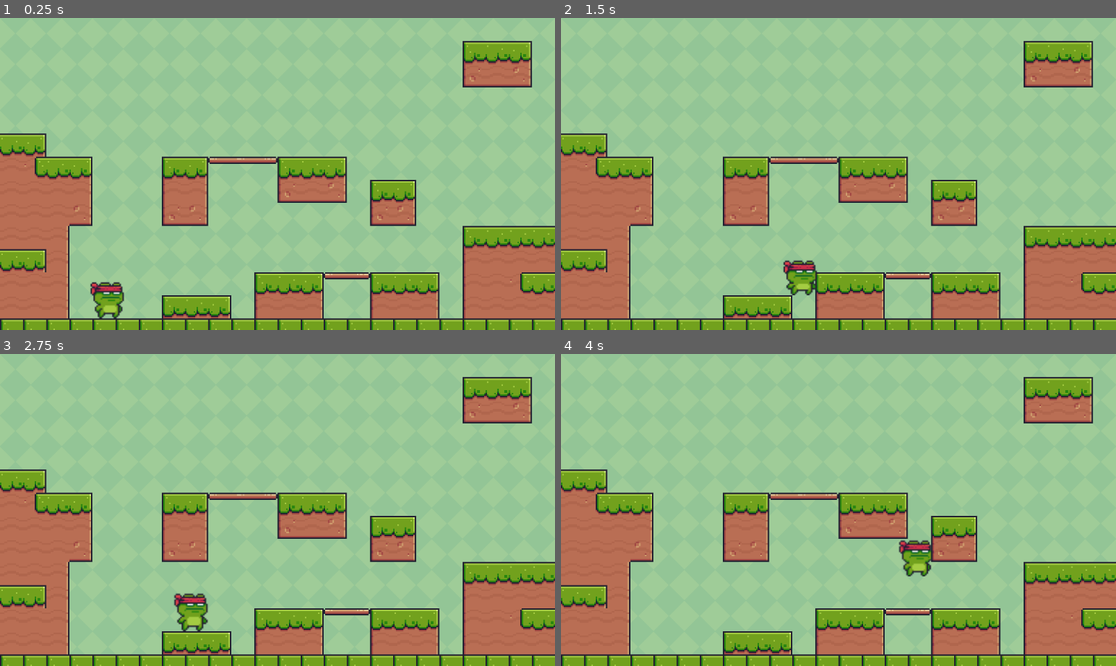
Above: before the commit, frames 1-4 (two rows, left to right).
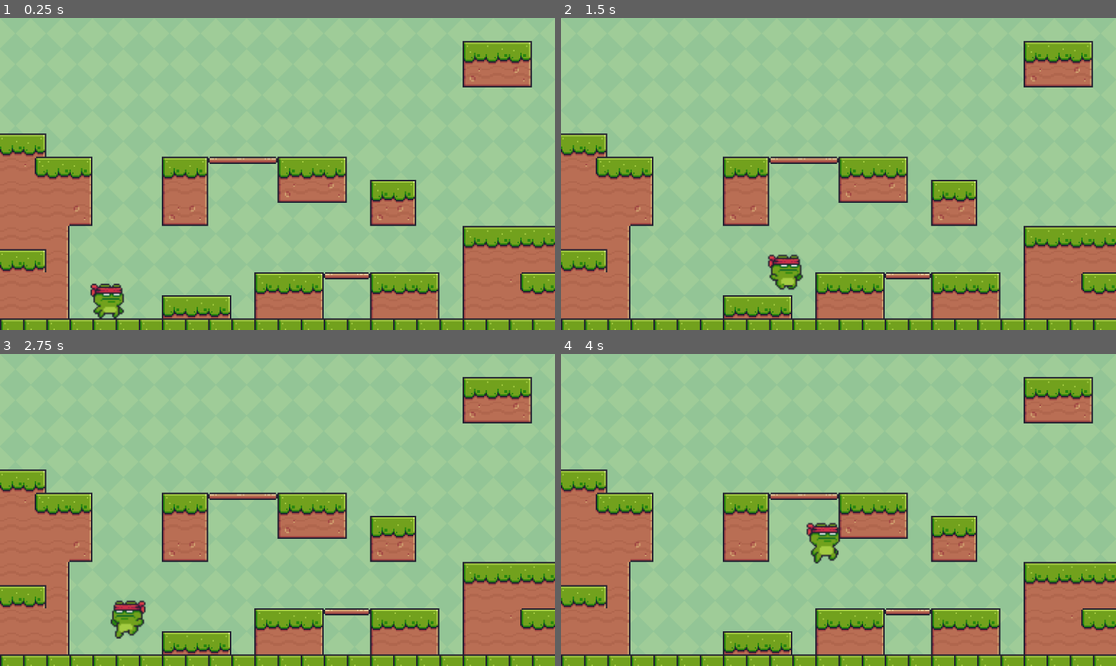
Above: after the commit, the same moments.

Repository: batako/Frog-Runner-on-Godot
Game: Godot game, scene res://main.tscn
The game is run twice, just before and just after one commit, with the same random seed, the same clock (stepped at 60 frames per second) and the same inputs.
Inputs:
- Up to frame 1 (0.25 s): no input
- Up to frame 2 (1.5 s): tap Enter (ui_accept) at 0.5, 0.77 s; hold Right (ui_right) from 0.53 s (still down)
- Up to frame 3 (2.75 s): tap Enter (ui_accept) at 1.52 s; release Right (ui_right) at 2.03 s; hold Left (ui_left) from 2.03 s (still down)
- Up to frame 4 (4 s): release Left (ui_left) at 2.78 s; hold Right (ui_right) from 2.78 s (still down); tap Enter (ui_accept) at 3.02, 3.77 s

The runs differ from the first frame. In frame 1, 0.3% of the frame differs, in the area x 16-23%, y 84-96%; in frame 2, 0.9%; in frame 3, 1.2%, in the area x 19-38%, y 76-92%; in frame 4, 1.2%.

Commit message:
動作制御
・スピード調整
・重力調整
・動作に合わせてアニメーション切り替え

Diff:
--- a/project.godot
+++ b/project.godot
@@ -14,3 +14,7 @@
 run/main_scene="res://main.tscn"
 config/features=PackedStringArray("4.2", "Forward Plus")
 config/icon="res://icon.svg"
+
+[physics]
+
+2d/default_gravity=2500.0
--- a/scenes/actors/ninja_frog/ninja_frog.gd
+++ b/scenes/actors/ninja_frog/ninja_frog.gd
@@ -1,17 +1,29 @@
 extends CharacterBody2D
 
 
-const SPEED = 300.0
-const JUMP_VELOCITY = -400.0
+const SPEED: float = 400.0
+const JUMP_VELOCITY: float = -900.0
+@onready var Sprite = $AnimatedSprite2D
 
 # Get the gravity from the project settings to be synced with RigidBody nodes.
 var gravity: int = ProjectSettings.get_setting("physics/2d/default_gravity")
 
 
 func _physics_process(delta: float) -> void:
+	# Animations
+	if (velocity.x > 1 || velocity.x < -1):
+		Sprite.animation = "run"
+	else:
+		Sprite.animation = "idle"
+
 	# Add the gravity.
 	if not is_on_floor():
 		velocity.y += gravity * delta
+
+		if velocity.y < 0:
+			Sprite.animation = "jump"
+		else:
+			Sprite.animation = "fall"
 
 	# Handle jump.
 	if Input.is_action_just_pressed("ui_accept") and is_on_floor():
@@ -23,6 +35,11 @@
 	if direction:
 		velocity.x = direction * SPEED
 	else:
-		velocity.x = move_toward(velocity.x, 0, SPEED)
+		#velocity.x = move_toward(velocity.x, 0, SPEED)
+		velocity.x = move_toward(velocity.x, 0, 12)
 
 	move_and_slide()
+
+	# 左に移動中は左に向かす
+	var is_left = velocity.x < 0
+	Sprite.flip_h = is_left
